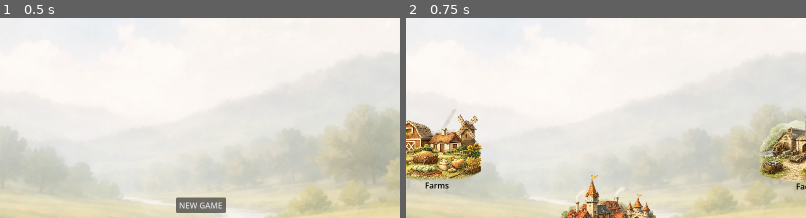
Above: before the commit, frames 1-2 (left to right).
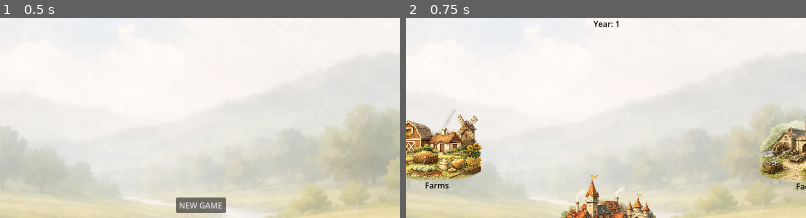
Above: after the commit, the same moments.

Repository: Indept-Studios/Don-t-Crash-The-Market
Game: Godot game, scene res://scenes/main_menu.tscn
Two runs of this game, one before a commit and one after it. Both use one fixed random seed, a clock stepped at 60 frames per second and the inputs below.
Inputs:
- Up to frame 1 (0.5 s): no input
- Up to frame 2 (0.75 s): click "NEW GAME" at 0.5 s
The pictures show only the part of the screen within x 25-75%, y 0-50%; the shares and areas given below are measured in that part.

Frame 1 is identical in both runs. In frame 2, 0.1% of the frame differs, in the area x 46-54%, y 1-5%.
Error in both runs: Invalid access to property or key 'RESOURCE_FOOD' on a base object of type 'Nil'. (res://scripts/game.gd:11)

Commit message:
FEAT: add year label updated via tick signal in UI

Diff:
--- a/scenes/ui.tscn
+++ b/scenes/ui.tscn
@@ -5,6 +5,16 @@
 [node name="UI" type="CanvasLayer" unique_id=650135114]
 layer = 0
 script = ExtResource("1_nt7q6")
+
+[node name="YearLabel" type="Label" parent="." unique_id=1175082734]
+anchors_preset = 10
+anchor_right = 1.0
+offset_bottom = 23.0
+grow_horizontal = 2
+size_flags_horizontal = 4
+theme_override_colors/font_color = Color(0, 0, 0, 1)
+text = "Year: "
+horizontal_alignment = 1
 
 [node name="Panel" type="Panel" parent="." unique_id=1181628996]
 custom_minimum_size = Vector2(0, 25)
--- a/scripts/ui.gd
+++ b/scripts/ui.gd
@@ -7,6 +7,7 @@
 @onready var farms_count = $"../Buildings/Farms/Name"
 @onready var factories_count = $"../Buildings/Factories/Name"
 @onready var cities_count = $"../Buildings/Cities/Name"
+@onready var year_label = $YearLabel
 
 
 var card_scene = preload("res://scenes/card.tscn")
@@ -46,3 +47,10 @@
 
 func pluralize(count: int, singular: String, plural: String) -> String:
 	return singular if count == 1 else plural
+
+func update_year(tick: int) -> void:
+	year_label.text = "Year: %d" % tick
+
+func _ready():
+	year_label.text = "Year: 1"
+	get_parent().tick_started.connect(update_year)
